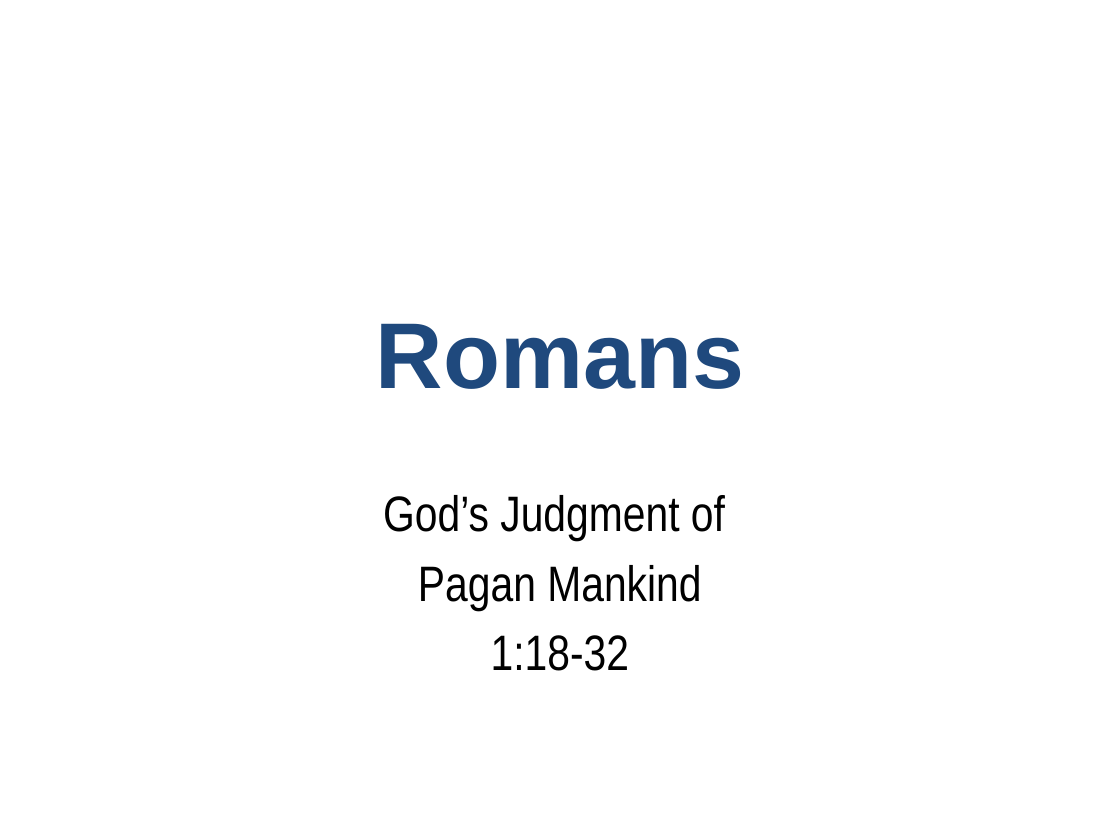
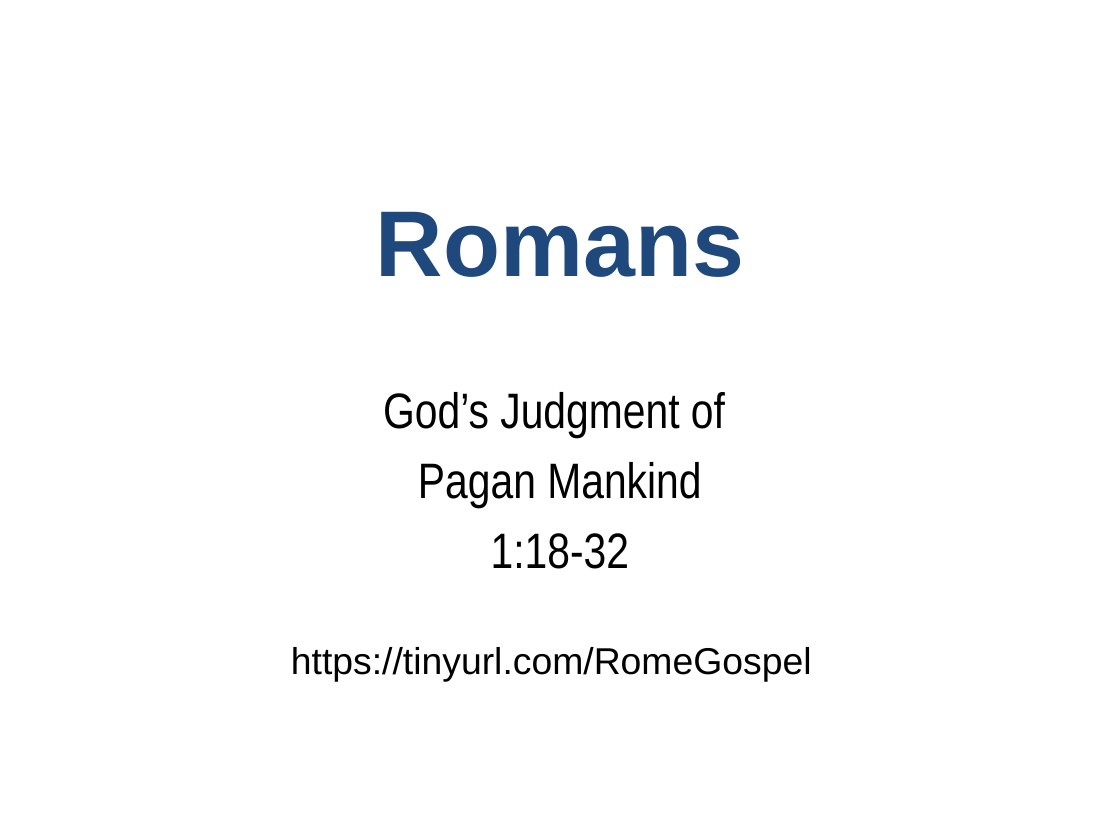
Before and after one commit to UsefulEngines/EvangelismPublic, a slide deck: slide 1 of 2026-Q2/1-TheNaturalMan/2026-04-12-Romans-TheNaturalMan.pptx. Drawn at 1120x840 pixels with LibreOffice and Linux fonts; fonts in the diff are those of the drawing. Boxes give left, top, right and bottom in pixels: in the first picture for what was removed or moved away, otherwise in the second. Text is boxed around its words. In the diff, an @@ line names an element or a change of style, - is before the commit and + after.

```diff
--- a/2026-Q2/1-TheNaturalMan/2026-04-12-Romans-TheNaturalMan.pptx
+++ b/2026-Q2/1-TheNaturalMan/2026-04-12-Romans-TheNaturalMan.pptx
@@ title "Romans" moved from (x1=376, y1=323, x2=744, y2=389) to (x1=376, y1=211, x2=744, y2=277) @@
@@ subtitle "God’s Judgment of" moved from (x1=383, y1=495, x2=725, y2=671) to (x1=383, y1=392, x2=725, y2=569) @@
@@ text added at (x1=291, y1=647, x2=812, y2=682), 24 pt, text #000000 @@
+https://tinyurl.com/RomeGospel
```
Also in this commit, not shown: 3 other files.
